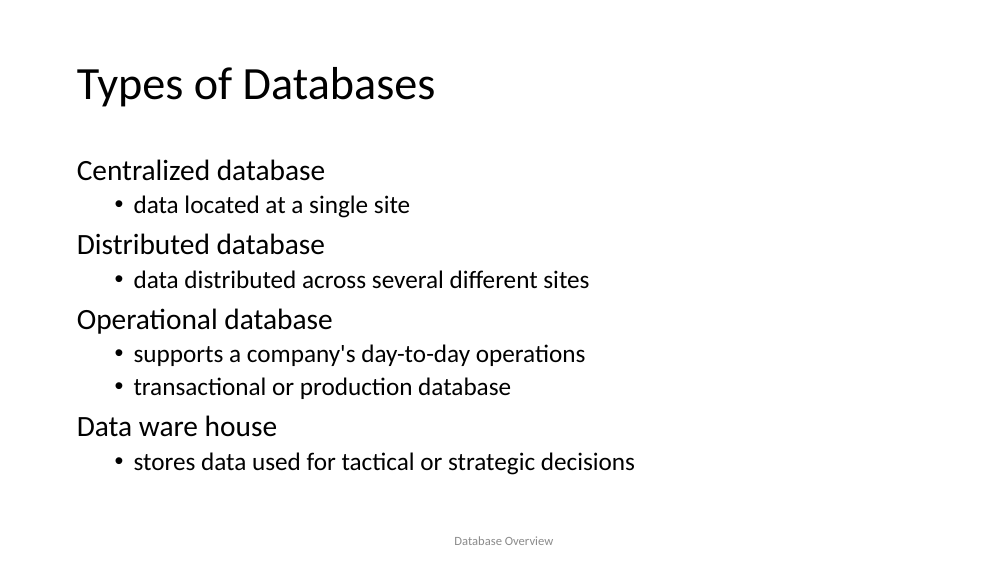
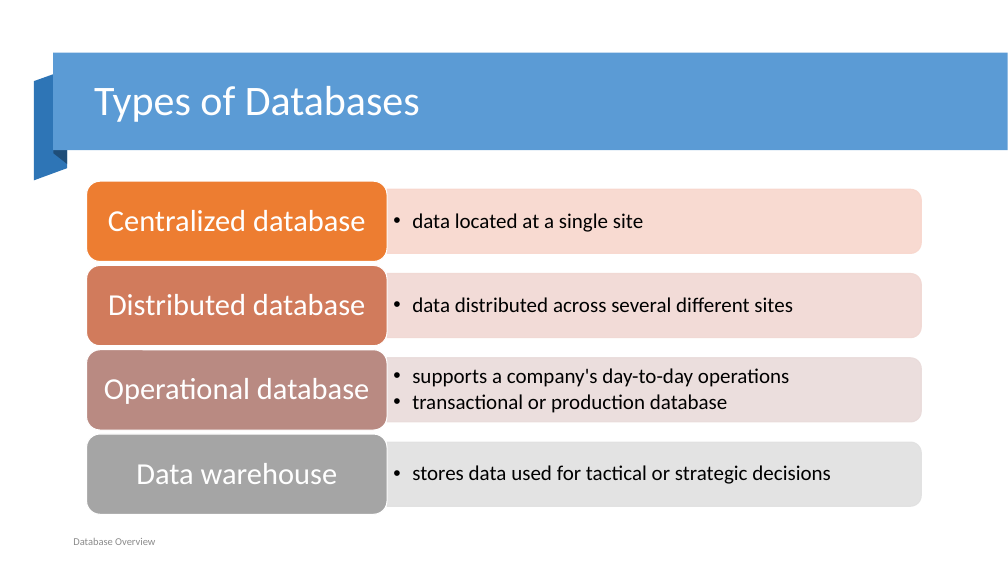
Before and after one commit to Daudsarfraz/CS4048-Data-Scienc, a slide deck: slide 10 of Slides/05_Database Overview.pptx. Drawn at 1008x567 pixels with LibreOffice and Linux fonts; fonts in the diff are those of the drawing. Boxes give left, top, right and bottom in pixels: in the first picture for what was removed or moved away, otherwise in the second. Text is boxed around its words. In the diff, an @@ line names an element or a change of style, - is before the commit and + after.

```diff
--- a/Slides/05_Database Overview.pptx
+++ b/Slides/05_Database Overview.pptx
@@ rectangle added at <box>53,53,1008,150</box>, fill #5B9BD5 @@
@@ freeform shape added at <box>54,53,67,164</box>, fill #1F4E79 @@
@@ freeform shape added at <box>34,70,67,181</box>, fill #2E75B6 @@
@@ title "Types of Databases": place and size @@
-title "Types of Databases" at <box>77,67,436,107</box>
+title "Types of Databases" at <box>94,86,420,122</box>
@@ title "Types of Databases" at <box>94,86,420,122</box>: size 44 to 40 pt, text colour #000000 to #FFFFFF @@
@@ text removed at <box>77,159,635,475</box> @@
-Centralized database
-  • data located at a single site
-Distributed database
-  • data distributed across several different sites
-Operational database
-  • supports a company's day-to-day operations
-  • transactional or production database
-Data ware house
-  • stores data used for tactical or strategic decisions
@@ group added at <box>87,181,922,514</box>: 8 texts, 4 round same rects, 4 rounded rectangles @@
+  • data located at a single site
+Centralized database
+  • data distributed across several different sites
+Distributed database
+  • supports a company's day-to-day operations
+  • transactional or production database
+Operational database
+  • stores data used for tactical or strategic decisions
+Data warehouse
@@ text "Database Overview": place and size @@
-text "Database Overview" at <box>454,536,553,545</box>
+text "Database Overview" at <box>73,538,155,545</box>
@@ text "Database Overview" at <box>73,538,155,545</box>: size 12 to 10 pt; alignment centre to left; more space between paragraphs @@
```
Also in this commit, not shown: 23 other slides changed, 1 slide added, 2 slides removed, 9 other files.
